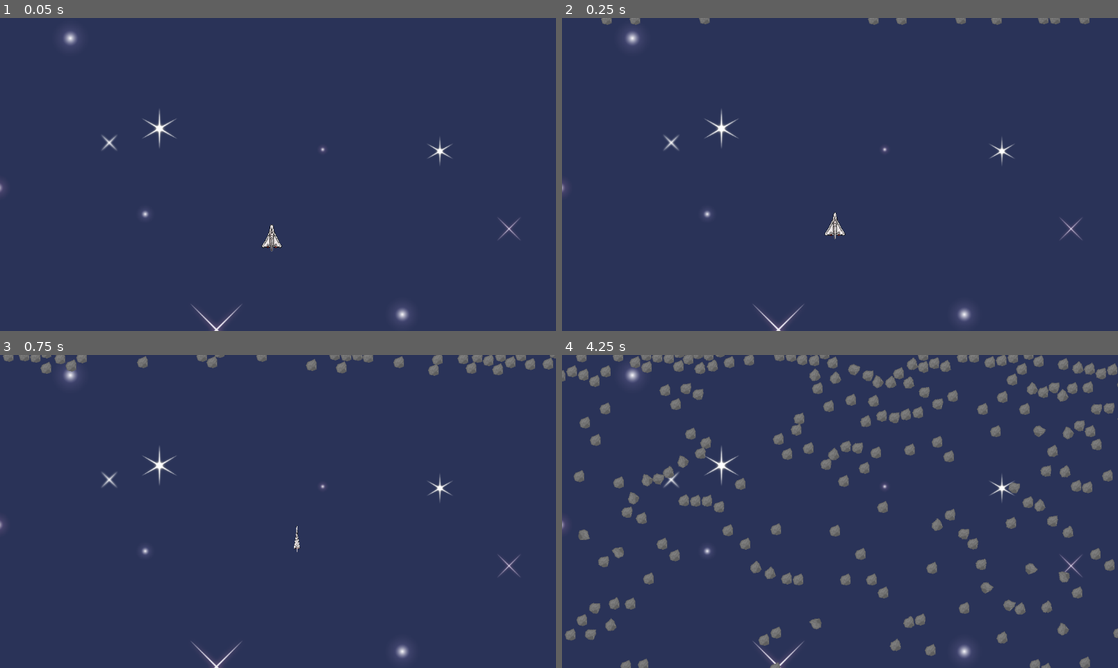
Above: before the commit, frames 1-4 (two rows, left to right).
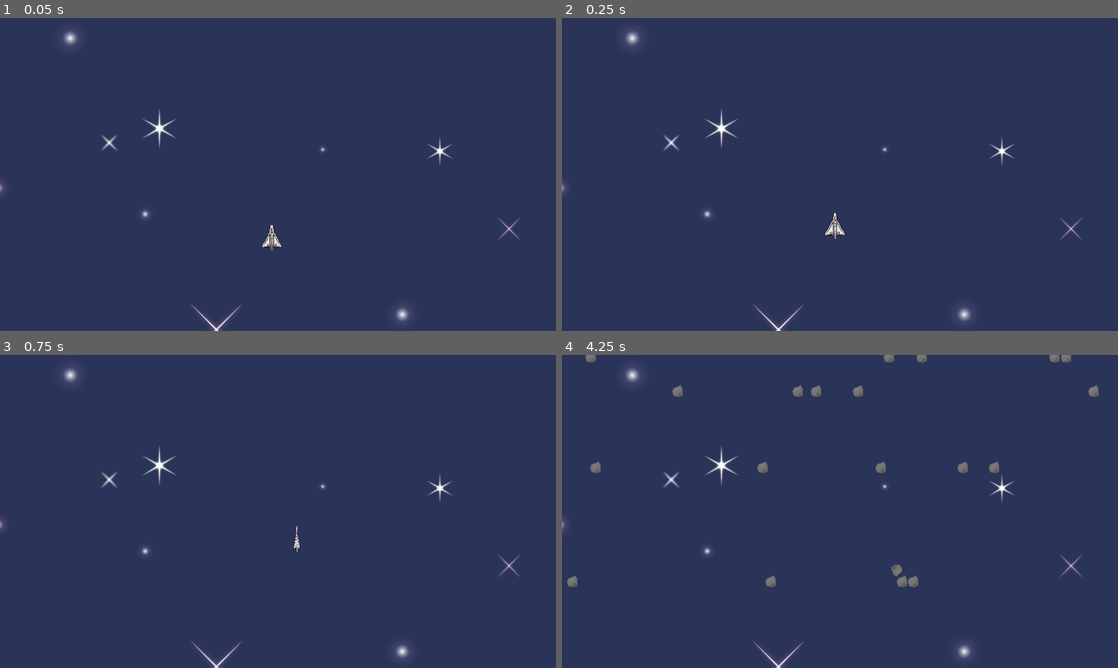
Above: after the commit, the same moments.

Repository: Joel-Singh/a-plain-catastrophe
Game: Godot game, scene res://scenes/Main.tscn
Same seed, same stepped clock (60 frames per second), same inputs: the game is played once before the commit and once after it.
Inputs (mouse positions are in pixels of both pictures, inside the frame that each line leads up to):
- Up to frame 1 (0.05 s): no input
- Up to frame 2 (0.25 s): no input
- Up to frame 3 (0.75 s): move the mouse to (400, 495) at 0.52 s
- Up to frame 4 (4.25 s): move the mouse to (728, 527) at 1.27 s; move the mouse to (895, 442) at 2.02 s; move the mouse to (812, 574) at 2.77 s; move the mouse to (1006, 558) at 3.52 s

Frame 1 is identical in both runs. In frame 2, 0.3% of the frame differs, in the area x 7-95%, y 0-3%; in frame 3, 1.4%; in frame 4, 11%, in the area x 0-100%, y 0-100%.

Commit message:
Move SpawnObstacles script to timer

Diff:
--- a/scenes/Main.tscn
+++ b/scenes/Main.tscn
@@ -5,15 +5,14 @@
 [ext_resource type="Texture2D" uid="uid://wkqnjsslx3hg" path="res://assets/background.png" id="3_du8vg"]
 
 [node name="Main" type="Node2D"]
-script = ExtResource("1_whgvq")
 
 [node name="Player" parent="." instance=ExtResource("1_ois2d")]
 position = Vector2(563, 461)
 
 [node name="ObstacleTimer" type="Timer" parent="."]
 process_callback = 0
-wait_time = 0.1
 autostart = true
+script = ExtResource("1_whgvq")
 
 [node name="Sprite2D" type="Sprite2D" parent="."]
 z_index = -5
@@ -21,4 +20,4 @@
 scale = Vector2(1.055, 1.055)
 texture = ExtResource("3_du8vg")
 
-[connection signal="timeout" from="ObstacleTimer" to="." method="_on_obstacle_timer_timeout"]
+[connection signal="timeout" from="ObstacleTimer" to="ObstacleTimer" method="_on_timeout"]
--- a/scenes/SpawnObstacles.gd
+++ b/scenes/SpawnObstacles.gd
@@ -1,4 +1,4 @@
-extends Node2D
+extends Timer
 var obstacle = preload("res://scenes/Obstacle.tscn")
 
 # Called when the node enters the scene tree for the first time.
@@ -11,9 +11,9 @@
   pass
 
 
-func _on_obstacle_timer_timeout():
+func _on_timeout() -> void:
   for n in 5:
     var newObstacle = obstacle.instantiate()
-    var screen = get_viewport_rect()
+    var screen = get_parent().get_viewport_rect()
     newObstacle.position.x = randi() % int(screen.size.x)
     add_child(newObstacle)
